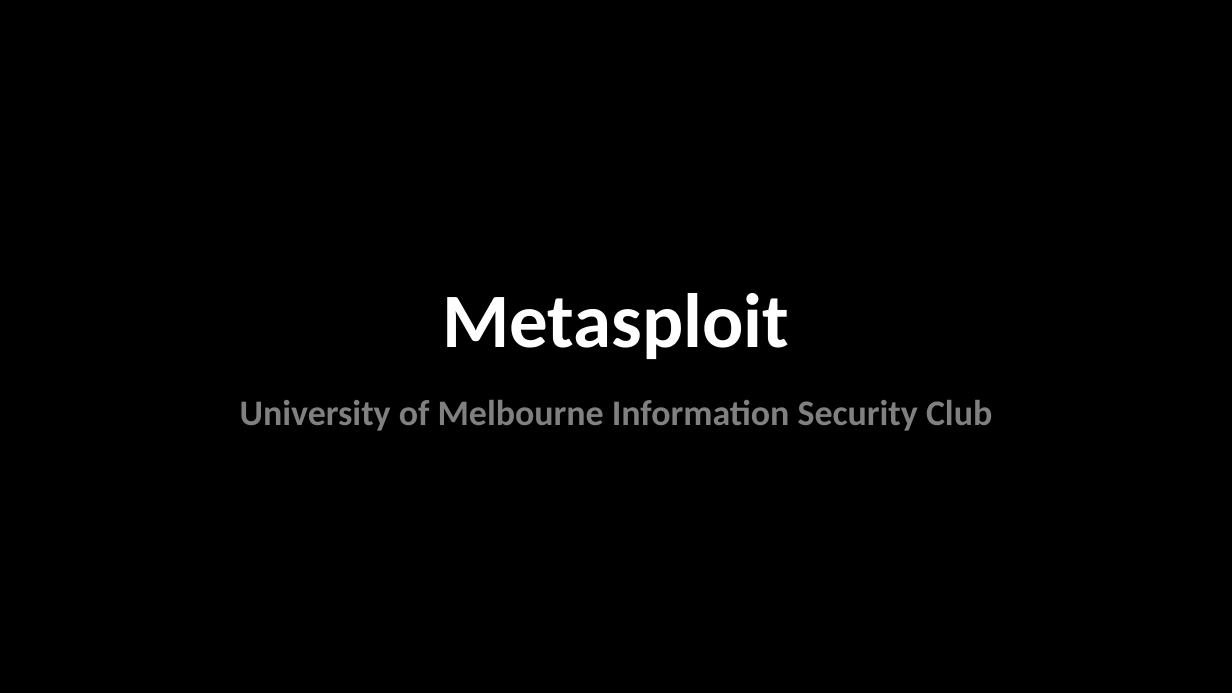
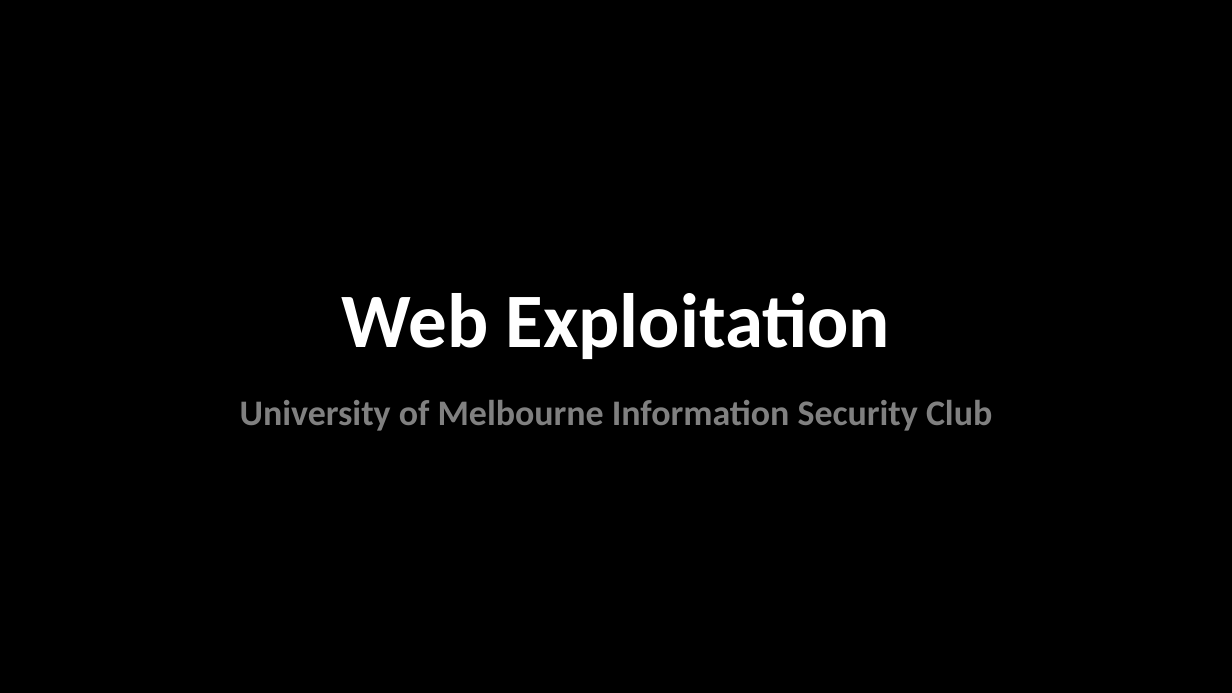
Before and after one commit to umisc/workshops, a slide deck: slide 1 of Workshop_5/workshop_misc.pptx. Drawn at 1232x693 pixels with LibreOffice and Linux fonts; fonts in the diff are those of the drawing. Boxes give left, top, right and bottom in pixels: in the first picture for what was removed or moved away, otherwise in the second. Text is boxed around its words. In the diff, an @@ line names an element or a change of style, - is before the commit and + after.

```diff
--- a/Workshop_5/workshop_misc.pptx
+++ b/Workshop_5/workshop_misc.pptx
@@ title at bbox=[341, 293, 890, 359]: text changed @@
-Metasploit
+Web Exploitation
```
Also in this commit, not shown: 6 other slides changed, 1 slide added, 1 slide removed.
